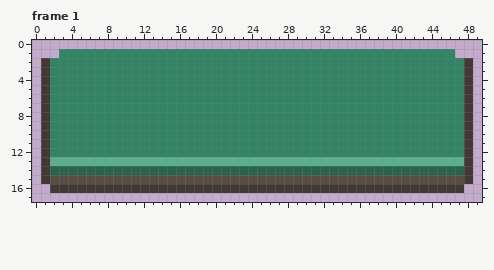
File history of a pixel-art file, sprites/connections_button.aseprite. The picture above was drawn from the file before the commit.
50x18 pixels, 1 frame. Colours within 5 levels of each other are drawn and written as one. Shown: frame 1. The commit also changed other frames, which this record leaves out.
Once edited:
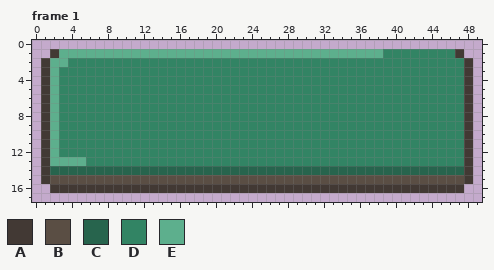
Palette (. is transparent): A #423934  B #5a4e44  C #27644d  D #328464  E #5daf8d
The commit says: deleted your buttons >:)
Changes in this commit:
layer "Layer 3" added
layer "Layer 2" added
Changed rows in their new state; - is an unchanged pixel.
Frame 1, layers "Layer 1", "Layer 3":
first column x 2:
 1 AEEEEEEEEEEEEEEEEEEEEEEEEEEEEEEEEEEEE--------A
 2 EE--------------------------------------------
 3 E---------------------------------------------
 4 E---------------------------------------------
 5 E---------------------------------------------
 6 E---------------------------------------------
 7 E---------------------------------------------
 8 E---------------------------------------------
 9 E---------------------------------------------
10 E---------------------------------------------
11 E---------------------------------------------
12 E---------------------------------------------
13 ----DDDDDDDDDDDDDDDDDDDDDDDDDDDDDDDDDDDDDDDDDD
Pixel boxes of the changes (left, top, right, bottom) in both pictures:
changed: (50, 49, 383, 157)
added: (455, 49, 464, 58)
changed: (86, 157, 464, 166)
